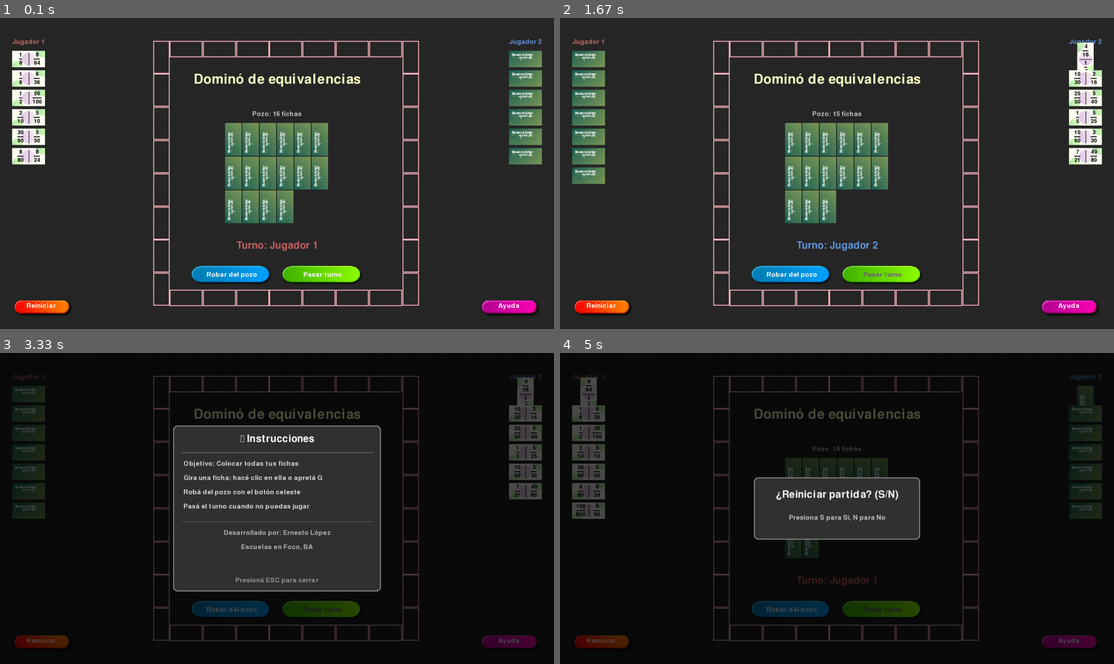
Above: before the commit, frames 1-4 (two rows, left to right).
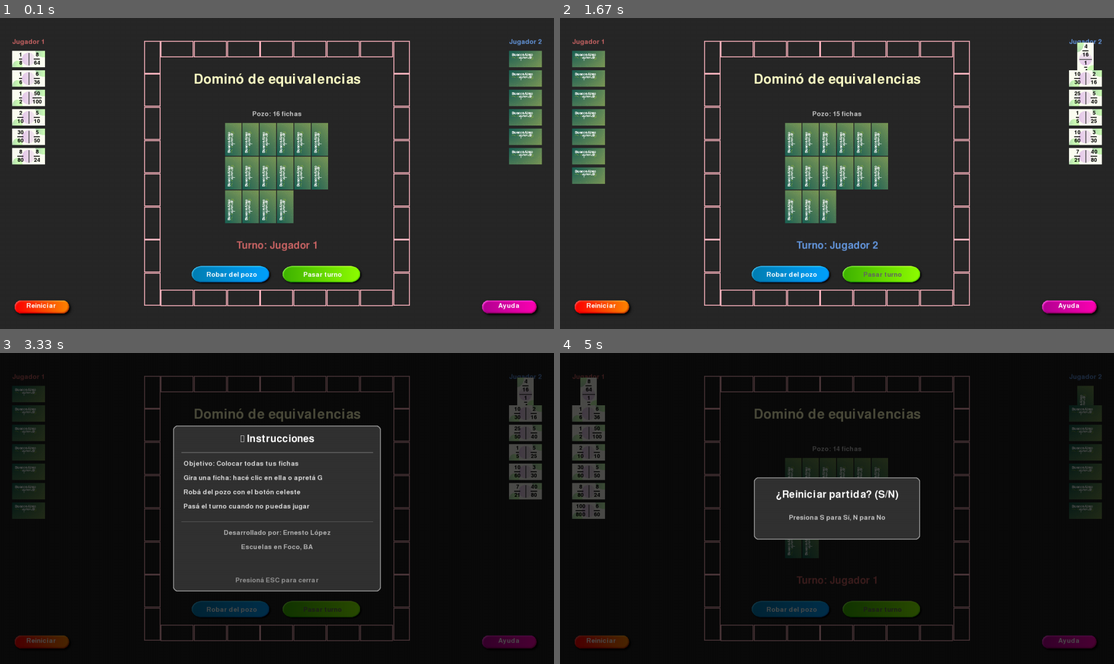
Above: after the commit, the same moments.

Repository: ernelopez/domino4
Game: pygame game, started from main.py
Same seed, same stepped clock (60 frames per second), same inputs: the game is played once before the commit and once after it.
Inputs (mouse positions are in pixels of both pictures, inside the frame that each line leads up to):
- Up to frame 1 (0.1 s): no input
- Up to frame 2 (1.67 s): press the mouse at (587, 77) at 0.37 s; move the mouse to (698, 83) at 0.47 s; release the mouse at (814, 89) at 0.6 s; press the mouse at (792, 276) at 0.7 s; move the mouse to (837, 257) at 0.8 s; release the mouse at (875, 238) at 0.93 s; click "Pasar turno" at 1.05 s; click "1" at 1.38 s
- Up to frame 3 (3.33 s): press the mouse at (509, 642) at 1.7 s; move the mouse to (299, 611) at 1.8 s; release the mouse at (88, 580) at 1.93 s; press the mouse at (509, 642) at 2.03 s; move the mouse to (421, 530) at 2.13 s; release the mouse at (337, 418) at 2.27 s; press the mouse at (509, 642) at 2.37 s; move the mouse to (299, 533) at 2.47 s; release the mouse at (83, 424) at 2.6 s; press the mouse at (509, 642) at 2.7 s; move the mouse to (315, 586) at 2.8 s; release the mouse at (121, 530) at 2.93 s; press the mouse at (509, 642) at 3.03 s; move the mouse to (299, 530) at 3.13 s; release the mouse at (83, 415) at 3.27 s
- Up to frame 4 (5 s): click (803, 604) at 3.38 s; press the mouse at (604, 642) at 3.7 s; move the mouse to (820, 592) at 3.8 s; release the mouse at (1036, 545) at 3.93 s; press the mouse at (881, 611) at 4.03 s; move the mouse to (886, 555) at 4.13 s; release the mouse at (892, 505) at 4.27 s; click "1" at 4.38 s; press the mouse at (1069, 642) at 4.7 s; move the mouse to (1058, 620) at 4.8 s; release the mouse at (1041, 598) at 4.93 s

The runs differ from the first frame. In frame 1, 2.5% of the frame differs, in the area x 26-76%, y 7-93%; in frame 2, 2.5%; in frame 3, 2.0%; in frame 4, 2.0%.

Commit message:
centrados

Diff:
--- a/async.txt
+++ b/async.txt
@@ -5,6 +5,7 @@
 Se compila con:
 source venv/bin/activate
 pygodide build .
+cp index_web.html build/index.html
 zip -r domino-web.zip build/
 
 pygodide serve . (para servir localmente)
--- a/main.py
+++ b/main.py
@@ -264,6 +264,19 @@
             if casilla.y + ANCHO_FICHA > max_y:
                 max_y = casilla.y + ANCHO_FICHA
 
+        centro_x = (min_x + max_x) / 2
+        centro_y = (min_y + max_y) / 2
+
+        # Offset base
+        offset_x = self.ancho_pantalla // 2 - int(centro_x * self.escala)
+        offset_y = self.alto_pantalla // 2 - int(centro_y * self.escala)
+
+        # Ajuste de media ficha horizontal (escalado)
+        media_ficha = int((ANCHO_FICHA / 2) * self.escala)
+        self.offset_tablero_x = offset_x + media_ficha
+        self.offset_tablero_y = offset_y
+
+        '''
         centro_x = (min_x + max_x) // 2
         centro_y = (min_y + max_y) // 2
 
@@ -272,14 +285,14 @@
         base_offset_y = self.alto_pantalla // 2 - int(centro_y * self.escala)
 
         # Ajuste manual (cambiá estos valores hasta que quede centrado)
-        ajuste_x = 40   # <--- Probá con 20, 40, 60, -20, -40
+        ajuste_x = int(40 * self.escala)   # <--- Probá con 20, 40, 60, -20, -40
         ajuste_y = 0
 
         self.offset_tablero_x = base_offset_x + ajuste_x
         self.offset_tablero_y = base_offset_y + ajuste_y
 
         print(f"base_offset_x={base_offset_x}, ajuste_x={ajuste_x}, offset_x={self.offset_tablero_x}")
-
+        '''
 
     def crear_botones(self):
         """Crea los botones de la interfaz"""
@@ -731,7 +744,7 @@
             self.dibujar_ficha_dorso(x, y, ancho, alto, 'vertical')
 
         texto = self.fuente.render(f"Pozo: {len(fichas_pozo)} fichas", True, (200, 200, 200))
-        self.pantalla.blit(texto, (centro_x - int(60 * self.escala), inicio_y - int(30 * self.escala)))
+        self.pantalla.blit(texto, (centro_x - texto.get_width() // 2, inicio_y - int(30 * self.escala)))
 
 
     def dibujar_tablero(self):
Not shown, changed: Mejoras
Not shown, changed: domino-web.zip
